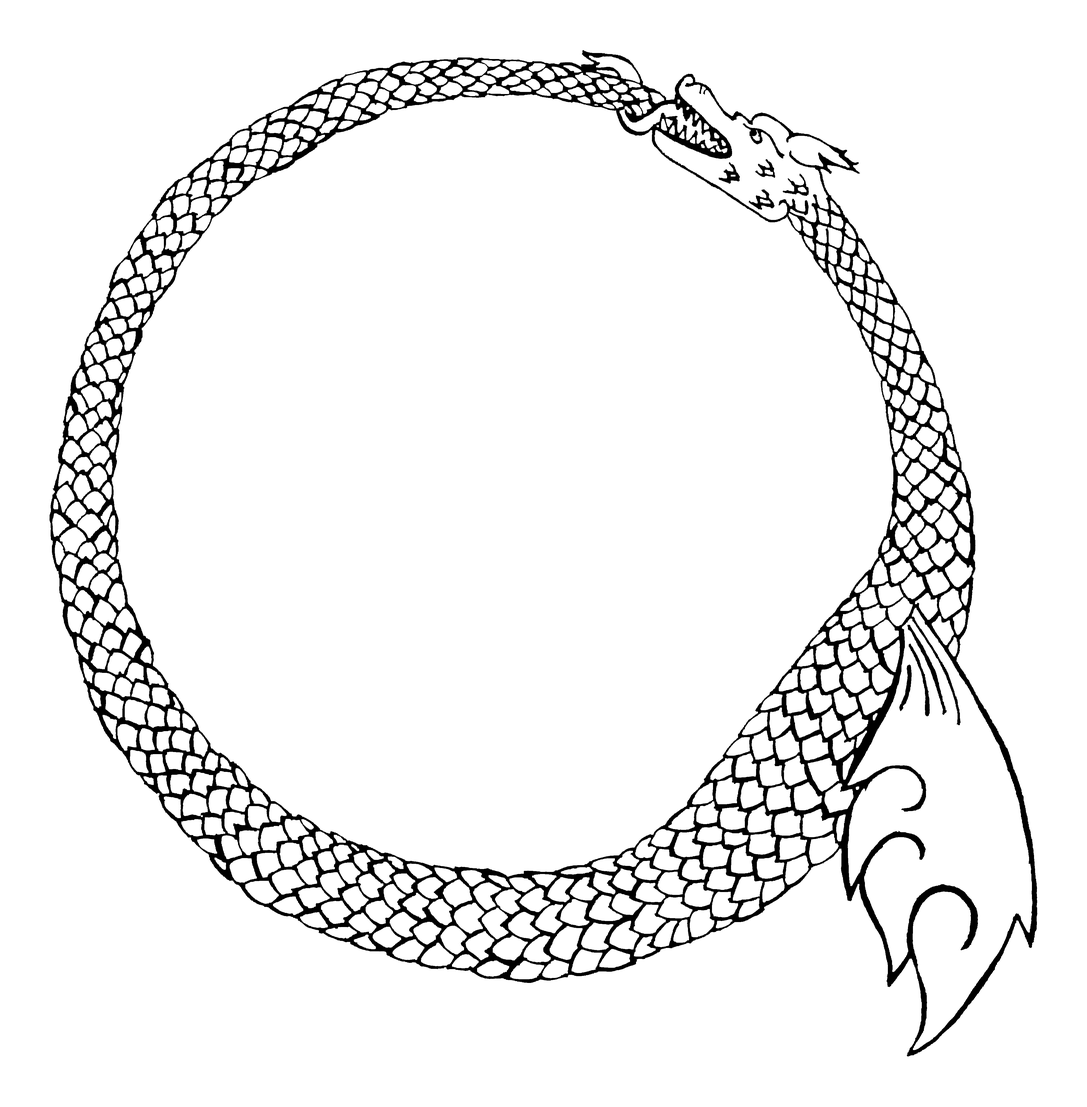
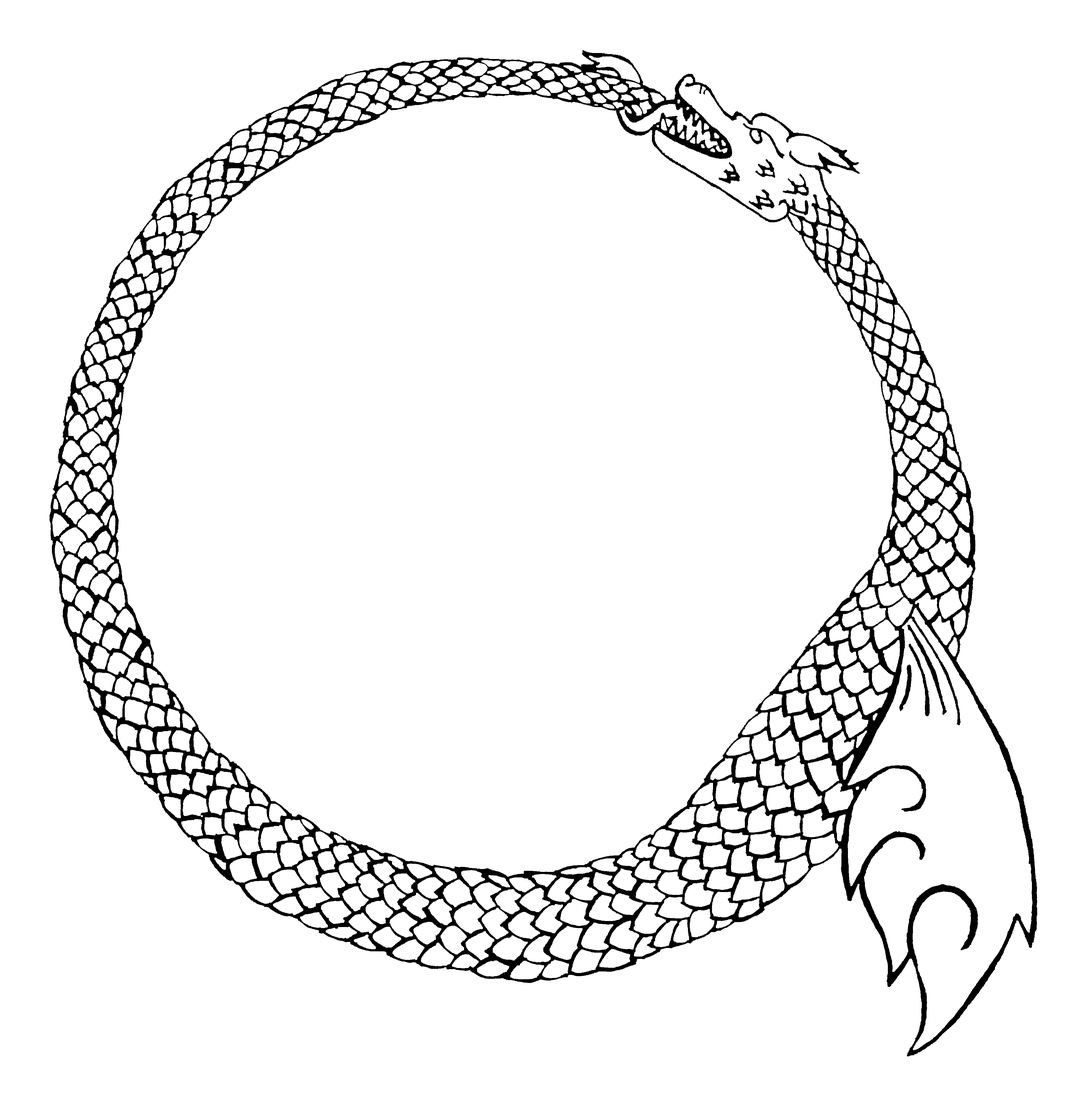
The second (1087, 1107) image is a revision of the first. Changes to its layers:
painted on "snake.png" over box(253, 129, 758, 181)
painted on "Layer" over box(256, 129, 757, 179)
